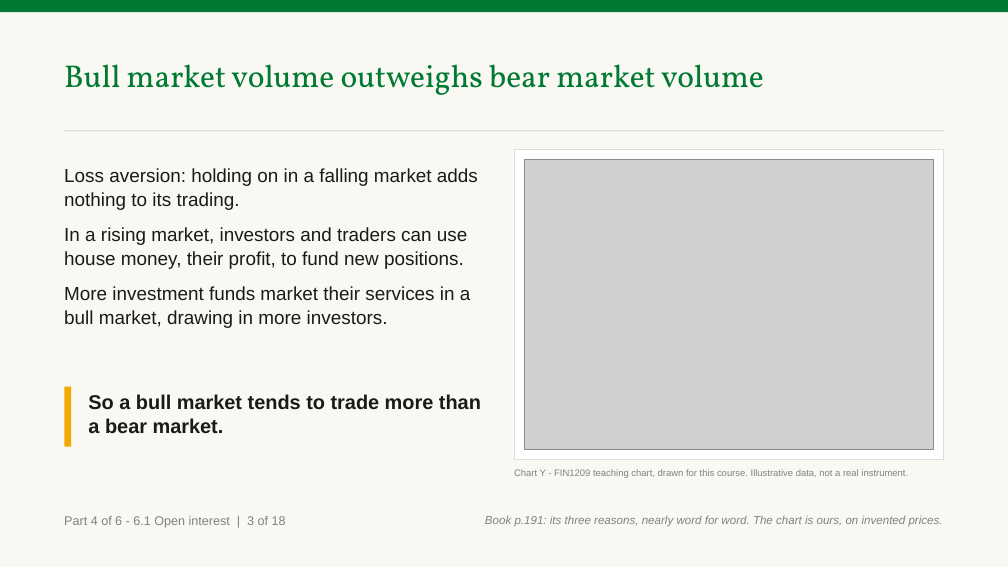
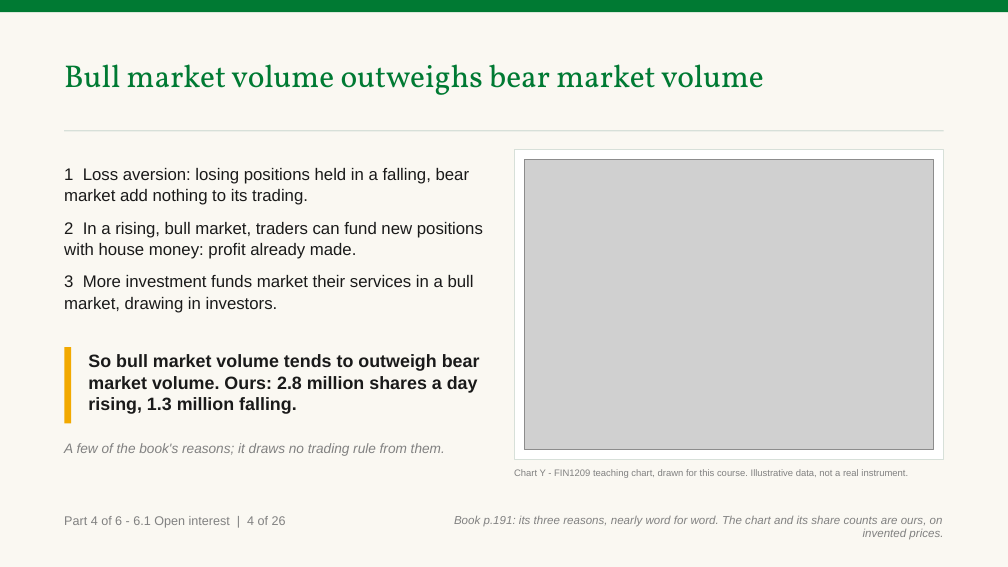
Before and after one commit to benjiesotelo-sudo/Telos_FIN1209, a slide deck: slide 77 of chapter-06/FIN1209-Chapter-06.pptx (slide 76 before the commit). Drawn at 1008x567 pixels with LibreOffice and Linux fonts; fonts in the diff are those of the drawing; grey boxes stand for pictures. Boxes give left, top, right and bottom in pixels: in the first picture for what was removed or moved away, otherwise in the second. Text is boxed around its words. In the diff, an @@ line names an element or a change of style, - is before the commit and + after.

```diff
--- a/chapter-06/FIN1209-Chapter-06.pptx
+++ b/chapter-06/FIN1209-Chapter-06.pptx
@@ text at (x1=64, y1=168, x2=483, y2=313): text changed; size 18 to 16 pt @@
-Loss aversion: holding on in a falling market adds nothing to its trading.
-In a rising market, investors and traders can use house money, their profit, to fund new positions.
-More investment funds market their services in a bull market, drawing in more investors.
+1 Loss aversion: losing positions held in a falling, bear market add nothing to its trading.
+2 In a rising, bull market, traders can fund new positions with house money: profit already made.
+3 More investment funds market their services in a bull market, drawing in investors.
@@ rectangle resized from (x1=64, y1=387, x2=71, y2=447) to (x1=64, y1=347, x2=71, y2=423) @@
@@ text at (x1=88, y1=354, x2=480, y2=414): text changed; size 19 to 17 pt @@
-So a bull market tends to trade more than a bear market.
+So bull market volume tends to outweigh bear market volume. Ours: 2.8 million shares a day rising, 1.3 million falling.
@@ text added at (x1=64, y1=443, x2=445, y2=456), 13 pt, text #818181, italic @@
+A few of the book's reasons; it draws no trading rule from them.
@@ text at (x1=64, y1=516, x2=286, y2=528): text changed @@
-Part 4 of 6 - 6.1 Open interest | 3 of 18
+Part 4 of 6 - 6.1 Open interest | 4 of 26
@@ text at (x1=454, y1=516, x2=943, y2=540): text changed @@
-Book p.191: its three reasons, nearly word for word. The chart is ours, on invented prices.
+Book p.191: its three reasons, nearly word for word. The chart and its share counts are ours, on invented prices.
```
Also in this commit, not shown: 17 other slides changed, 8 slides added, 3 other files.
